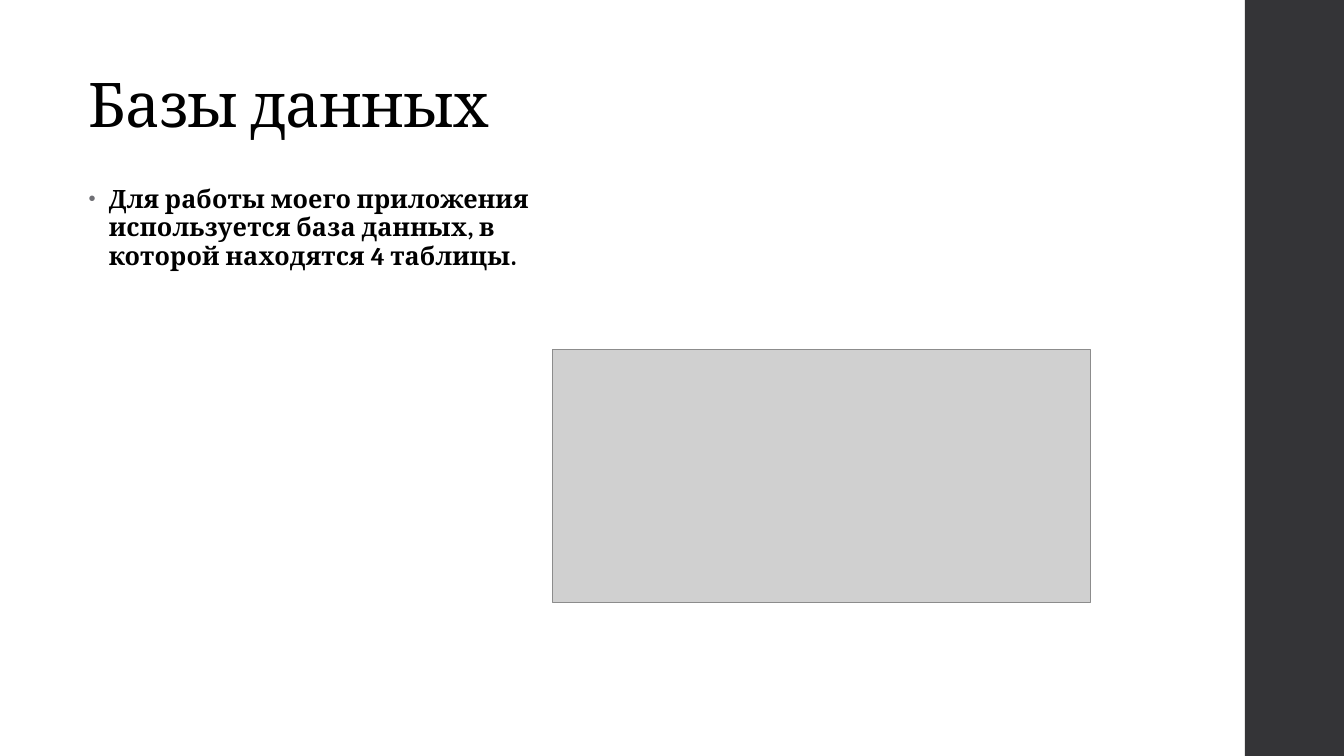
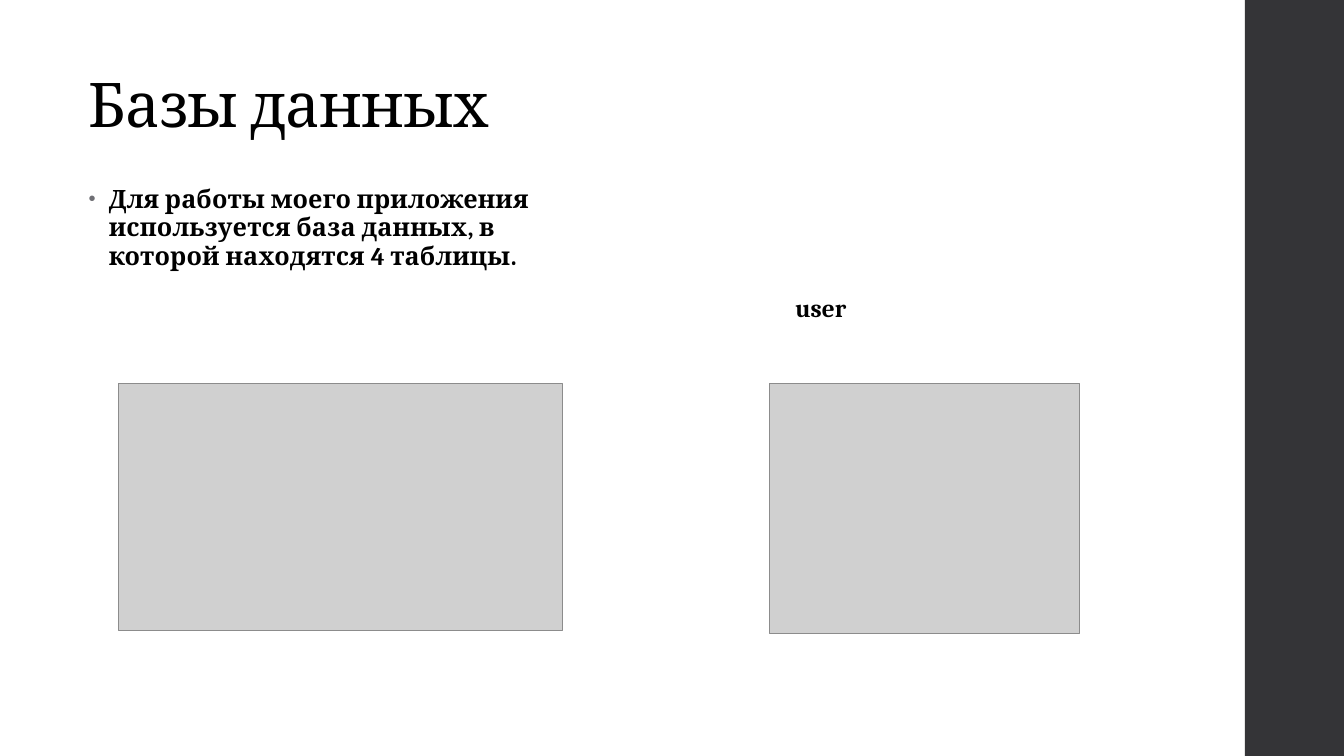
Before and after one commit to Asklit/WebOnlineStore, a slide deck: slide 5 of documents/online_store.pptx (slide 7 before the commit). Drawn at 1344x756 pixels with LibreOffice and Linux fonts; fonts in the diff are those of the drawing; grey boxes stand for pictures. Boxes give left, top, right and bottom in pixels: in the first picture for what was removed or moved away, otherwise in the second. Text is boxed around its words. In the diff, an @@ line names an element or a change of style, - is before the commit and + after.

```diff
--- a/documents/online_store.pptx
+++ b/documents/online_store.pptx
@@ text added at box(795, 304, 846, 318), 18 pt, text #000000, bold @@
+user
@@ picture removed at box(553, 350, 1090, 603) @@
@@ picture added at box(119, 383, 563, 630) @@
@@ picture added at box(769, 383, 1080, 633) @@
```
Also in this commit, not shown: 6 other slides changed, 1 slide added, 3 slides removed.
